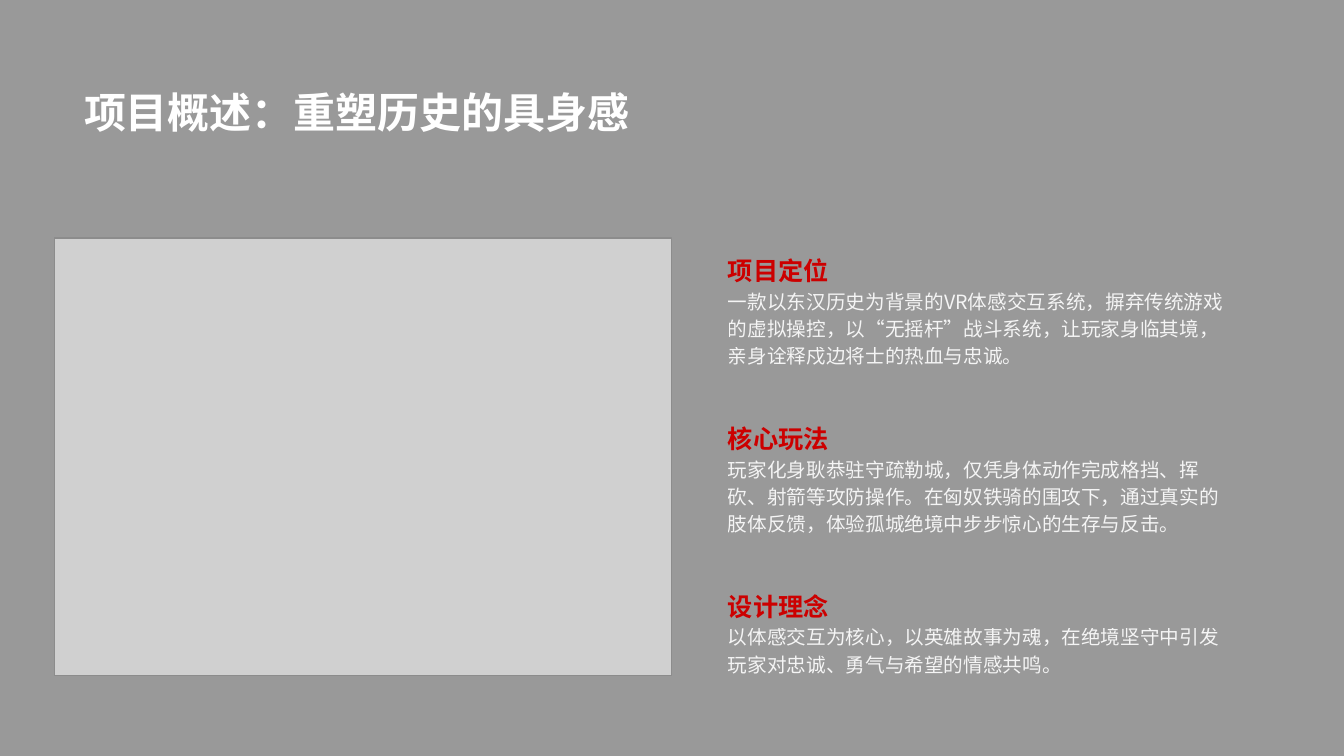
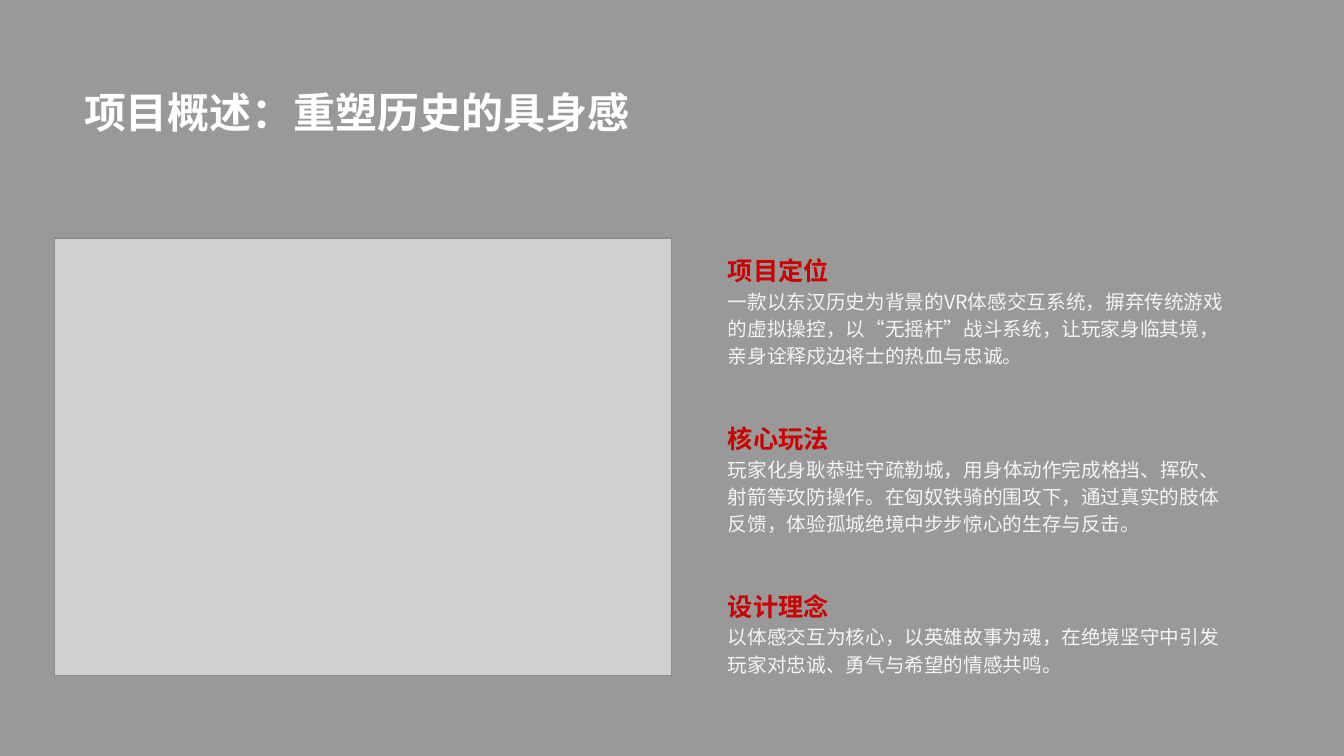
Before and after one commit to W-SEANVeen/ISF2, a slide deck: slide 5 of Docs/《孤城》VR游戏设计答辩.pptx (slide 4 before the commit). Drawn at 1344x756 pixels with LibreOffice and Linux fonts; fonts in the diff are those of the drawing; grey boxes stand for pictures; background and template pictures are left out. Boxes give left, top, right and bottom in pixels: in the first picture for what was removed or moved away, otherwise in the second. Text is boxed around its words. In the diff, an @@ line names an element or a change of style, - is before the commit and + after.

```diff
--- a/Docs/《孤城》VR游戏设计答辩.pptx
+++ b/Docs/《孤城》VR游戏设计答辩.pptx
@@ text at box(728, 460, 1219, 533): text changed @@
-玩家化身耿恭驻守疏勒城，仅凭身体动作完成格挡、挥砍、射箭等攻防操作。在匈奴铁骑的围攻下，通过真实的肢体反馈，体验孤城绝境中步步惊心的生存与反击。
+玩家化身耿恭驻守疏勒城，用身体动作完成格挡、挥砍、射箭等攻防操作。在匈奴铁骑的围攻下，通过真实的肢体反馈，体验孤城绝境中步步惊心的生存与反击。
```
Also in this commit, not shown: 9 other slides changed, 4 other files.
